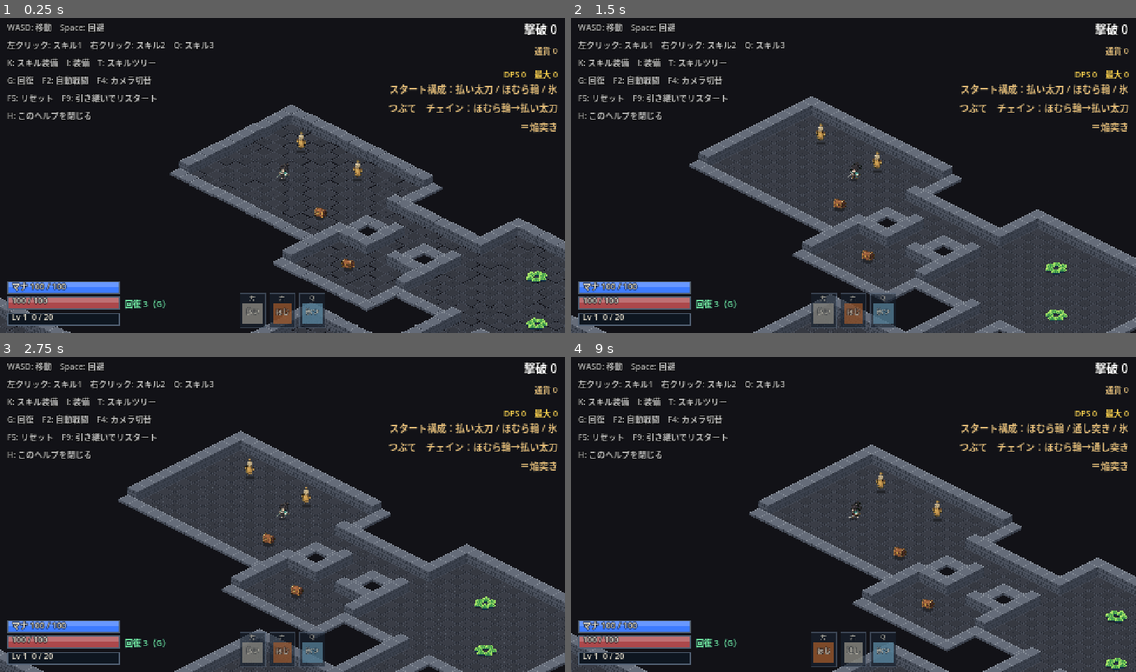
Above: before the commit, frames 1-4 (two rows, left to right).
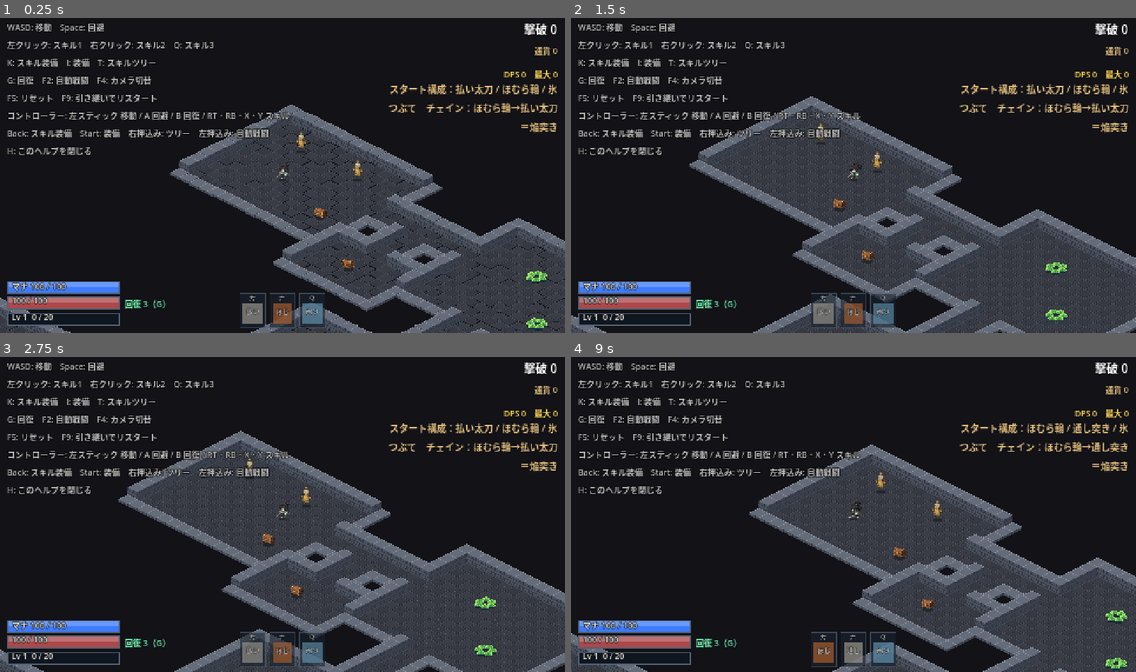
Above: after the commit, the same moments.

Repository: fururun/HackSla
Game: Godot game, scene res://scenes/main/main.tscn
The game is run twice, just before and just after one commit, with the same random seed, the same clock (stepped at 60 frames per second) and the same inputs.
Inputs (mouse positions are in pixels of both pictures, inside the frame that each line leads up to):
- Up to frame 1 (0.25 s): no input
- Up to frame 2 (1.5 s): tap Enter (ui_accept) at 0.5, 0.77, 1.07 s; move the mouse to (977, 159) at 0.52 s; hold D (move_right) 0.53-1.28 s; tap Space (dodge) at 0.6 s; click (977, 159) at 0.67 s; tap G (heal) at 0.8, 1.35 s; move the mouse to (740, 191) at 1.27 s; hold S (move_down) from 1.28 s (still down)
- Up to frame 3 (2.75 s): tap Enter (ui_accept) at 1.52, 1.82 s; tap I (toggle_equip_screen) at 1.55 s; release S (move_down) at 2 s; click "閉じる [I]" at 2 s
- Up to frame 4 (9 s): tap F5 (restart_game) at 2.75 s; move the mouse to (910, 442) at 2.77 s; hold D (move_right) 2.78-3.5 s; hold I (toggle_equip_screen) 2.78-3.5 s; tap Enter (ui_accept) at 3.05, 8, 8.1, 8.27, 8.57 s; click "武器 —" at 3.5 s; click "胴防具 —" at 4.25 s; click "兜 —" at 5 s; click "靴 —" at 5.75 s; click "指輪 —" at 6.5 s; click "首飾り —" at 7.25 s; move the mouse to (825, 577) at 8.02 s; hold W (move_up) 8.03-8.78 s; click (825, 577) at 8.17 s; tap Space (dodge) at 8.3 s; tap F9 (restart_carry) at 8.75 s; move the mouse to (1023, 561) at 8.77 s; hold A (move_left) from 8.78 s (still down); hold F6 (autobattle_chests) from 8.78 s (still down)

The runs differ from the first frame. In frame 1, 1.4% of the frame differs, in the area x 1-52%, y 29-44%; in frame 2, 1.6%; in frame 3, 1.6%; in frame 4, 1.4%.

Commit message:
コントローラー対応（Xbox基準）：移動・スキル・回避・回復・画面の開閉、スキル装備とツリーの画面操作、やられたときのリスタート
Co-Authored-By: Claude Sonnet 5.5 <noreply@anthropic.com>

Diff:
--- a/scripts/core/input_setup.gd
+++ b/scripts/core/input_setup.gd
@@ -33,6 +33,41 @@
 }
 
 
+## コントローラー（Xbox基準。ボタン番号は Godot の JoyButton / JoyAxis）
+##   左スティック／十字キー＝移動　A＝回避　B＝回復　RT＝スキル1　RB＝スキル2　X＝スキル3　Y＝スキル4　LT＝スキル5　LB＝スキル6
+##   Back＝スキル装備　Start＝装備　右スティック押し込み＝スキルツリー　左スティック押し込み＝自動戦闘
+## 画面の中では、十字キー／左スティックで選び、A＝決定、B＝閉じる、Y＝（スキル装備画面で）外す
+const JOY_BUTTONS: Dictionary = {
+	"move_up": [JOY_BUTTON_DPAD_UP],
+	"move_down": [JOY_BUTTON_DPAD_DOWN],
+	"move_left": [JOY_BUTTON_DPAD_LEFT],
+	"move_right": [JOY_BUTTON_DPAD_RIGHT],
+	"dodge": [JOY_BUTTON_A],
+	"heal": [JOY_BUTTON_B],
+	"skill_2": [JOY_BUTTON_RIGHT_SHOULDER],
+	"skill_3": [JOY_BUTTON_X],
+	"skill_4": [JOY_BUTTON_Y],
+	"skill_6": [JOY_BUTTON_LEFT_SHOULDER],
+	"toggle_skill_screen": [JOY_BUTTON_BACK],
+	"toggle_equip_screen": [JOY_BUTTON_START],
+	"toggle_skill_tree": [JOY_BUTTON_RIGHT_STICK],
+	"toggle_autobattle": [JOY_BUTTON_LEFT_STICK],
+}
+
+## [JoyAxis, 向き(+1/-1)]
+const JOY_AXES: Dictionary = {
+	"move_up": [[JOY_AXIS_LEFT_Y, -1.0]],
+	"move_down": [[JOY_AXIS_LEFT_Y, 1.0]],
+	"move_left": [[JOY_AXIS_LEFT_X, -1.0]],
+	"move_right": [[JOY_AXIS_LEFT_X, 1.0]],
+	"skill_1": [[JOY_AXIS_TRIGGER_RIGHT, 1.0]],
+	"skill_5": [[JOY_AXIS_TRIGGER_LEFT, 1.0]],
+}
+
+const STICK_DEADZONE: float = 0.3
+const TRIGGER_DEADZONE: float = 0.5
+
+
 func _enter_tree() -> void:
 	for action: String in KEYS:
 		_ensure_action(action)
@@ -45,10 +80,24 @@
 		var mev := InputEventMouseButton.new()
 		mev.button_index = MOUSE[action]
 		InputMap.action_add_event(action, mev)
+	for action: String in JOY_BUTTONS:
+		_ensure_action(action, false)
+		for button: int in JOY_BUTTONS[action]:
+			var jev := InputEventJoypadButton.new()
+			jev.button_index = button
+			InputMap.action_add_event(action, jev)
+	for action: String in JOY_AXES:
+		_ensure_action(action, false)
+		for pair: Array in JOY_AXES[action]:
+			var aev := InputEventJoypadMotion.new()
+			aev.axis = int(pair[0])
+			aev.axis_value = float(pair[1])
+			InputMap.action_add_event(action, aev)
+		InputMap.action_set_deadzone(action, TRIGGER_DEADZONE if action.begins_with("skill_") else STICK_DEADZONE)
 
 
-func _ensure_action(action: String) -> void:
-	if InputMap.has_action(action):
+func _ensure_action(action: String, reset: bool = true) -> void:
+	if not InputMap.has_action(action):
+		InputMap.add_action(action)
+	elif reset:
 		InputMap.action_erase_events(action)
-	else:
-		InputMap.add_action(action)
--- a/scripts/main/main.gd
+++ b/scripts/main/main.gd
@@ -368,7 +368,7 @@
 	return rows
 
 
-const HELP_FULL: String = "WASD: 移動　Space: 回避\n左クリック: スキル1　右クリック: スキル2　Q: スキル3\nK: スキル装備　I: 装備　T: スキルツリー\nG: 回復　F2: 自動戦闘　F4: カメラ切替\nF5: リセット　F9: 引き継いでリスタート\nH: このヘルプを閉じる"
+const HELP_FULL: String = "WASD: 移動　Space: 回避\n左クリック: スキル1　右クリック: スキル2　Q: スキル3\nK: スキル装備　I: 装備　T: スキルツリー\nG: 回復　F2: 自動戦闘　F4: カメラ切替\nF5: リセット　F9: 引き継いでリスタート\nコントローラー: 左スティック 移動 / A 回避 / B 回復 / RT・RB・X・Y スキル\nBack: スキル装備　Start: 装備　右押込み: ツリー　左押込み: 自動戦闘\nH: このヘルプを閉じる"
 const HELP_COMPACT: String = "H: 操作ヘルプ"
 const HELP_SHOW_SECONDS: float = 8.0  ## 起動してすぐは操作を出し、この時間がたったら、小さな「H: 操作ヘルプ」だけにする
 
--- a/scripts/main/restart_listener.gd
+++ b/scripts/main/restart_listener.gd
@@ -13,6 +13,19 @@
 		restart(RunCarry.Mode.RESET)
 	elif event.is_action_pressed("restart_carry"):
 		restart(RunCarry.Mode.CARRY)
+	elif event is InputEventJoypadButton and (event as InputEventJoypadButton).pressed and _player_dead():
+		# コントローラー：やられたとき、A＝引き継いでリスタート、B＝リセット
+		var button: int = (event as InputEventJoypadButton).button_index
+		if button == JOY_BUTTON_A:
+			restart(RunCarry.Mode.CARRY)
+		elif button == JOY_BUTTON_B:
+			restart(RunCarry.Mode.RESET)
+
+
+func _player_dead() -> bool:
+	var parent: Node = get_parent()
+	var player: Variant = parent.get("player") if parent != null else null
+	return player is Player and (player as Player).vitals.is_dead()
 
 
 func restart(mode: RunCarry.Mode = RunCarry.Mode.RESET) -> void:
--- a/scripts/ui/equip_screen.gd
+++ b/scripts/ui/equip_screen.gd
@@ -66,6 +66,9 @@
 
 func _unhandled_input(event: InputEvent) -> void:
 	if event.is_action_pressed("toggle_equip_screen") and not event.is_echo():
+		toggle()
+		get_viewport().set_input_as_handled()
+	elif is_open() and event.is_action_pressed("ui_cancel"):
 		toggle()
 		get_viewport().set_input_as_handled()
 
--- a/scripts/ui/hud.gd
+++ b/scripts/ui/hud.gd
@@ -59,7 +59,7 @@
 	_xp_bar = _make_bar(Vector2(MARGIN, SCREEN_H - MARGIN - BAR_H), XP_COLOR)
 	_xp_label = _make_label(_xp_bar)
 	_levelup_label = _make_message("レベルアップ！", UiStyle.ACCENT, Vector2(200, 70))
-	_dead_label = _make_message("やられた　F5 でやり直し", UiStyle.WARNING, Vector2(170, 130))
+	_dead_label = _make_message("やられた　F5 でやり直し（コントローラー：A 引き継ぎ / B リセット）", UiStyle.WARNING, Vector2(170, 130))
 
 
 func _make_message(text: String, color: Color, pos: Vector2) -> Label:
--- a/scripts/ui/skill_screen.gd
+++ b/scripts/ui/skill_screen.gd
@@ -26,6 +26,7 @@
 var _was_paused: bool = false
 var _selected_slot: int = 1
 var _select_support: bool = false
+var _focus_key: String = ""  ## コントローラーで選んでいる欄（作り直したあとも、同じ欄に戻す）
 var _select_index: int = 0  ## 補助ジェムを選ぶとき、何番目の穴か（0 から）
 var _root: Control
 var _slots: VBoxContainer
@@ -98,6 +99,45 @@
 	if event.is_action_pressed("toggle_skill_screen") and not event.is_echo():
 		toggle()
 		get_viewport().set_input_as_handled()
+	elif _opened and event.is_action_pressed("ui_cancel"):
+		close()
+		get_viewport().set_input_as_handled()
+	elif _opened and event is InputEventJoypadButton and (event as InputEventJoypadButton).pressed \
+			and (event as InputEventJoypadButton).button_index == JOY_BUTTON_Y:
+		_clear_focused_slot()  # コントローラー：Y で、選んでいる枠を外す（右クリックと同じ）
+		get_viewport().set_input_as_handled()
+
+
+## "slot_<枠>_<補助か>_<穴>" の欄を選んでいるとき、その枠のスキル／補助ジェムを外す
+func _clear_focused_slot() -> void:
+	var parts: PackedStringArray = _focus_key.split("_")
+	if parts.size() != 4 or parts[0] != "slot" or not is_instance_valid(_caster):
+		return
+	var slot: int = int(parts[1])
+	if parts[2] == "1":
+		_caster.loadout.clear_support(slot, int(parts[3]))
+	else:
+		_caster.loadout.clear_skill(slot)
+
+
+## 選んでいた欄に、フォーカスを戻す（なければ、最初の枠）
+func _restore_focus() -> void:
+	var key: String = _focus_key if not _focus_key.is_empty() else "slot_1_0_0"
+	var target: Button = _find_focus_button(_root, key)
+	if target == null:
+		target = _find_focus_button(_root, "slot_1_0_0")
+	if target != null and target.is_inside_tree():
+		target.grab_focus()
+
+
+func _find_focus_button(node: Node, key: String) -> Button:
+	for child: Node in node.get_children():
+		if child is Button and str(child.get_meta("fk", "")) == key:
+			return child as Button
+		var found: Button = _find_focus_button(child, key)
+		if found != null:
+			return found
+	return null
 
 
 func _available_skills() -> Array[SkillDef]:
@@ -173,6 +213,8 @@
 	close_button.position = Vector2(394, 6)
 	close_button.size = Vector2(74, 18)
 	close_button.pressed.connect(close)
+	close_button.set_meta("fk", "close")
+	close_button.focus_entered.connect(func() -> void: _focus_key = "close")
 	_root.add_child(close_button)
 	_slots = _scroll_box(_panel(Vector2(12, 32), Vector2(158, 138)), 128)  # 枠が多くてもスクロールで見られる
 	var right: VBoxContainer = _panel(Vector2(180, 32), Vector2(288, 138))
@@ -209,6 +251,7 @@
 	scroll.custom_minimum_size.y = height
 	scroll.size_flags_vertical = Control.SIZE_EXPAND_FILL
 	scroll.horizontal_scroll_mode = ScrollContainer.SCROLL_MODE_DISABLED
+	scroll.follow_focus = true  # 十字キーで選んだ欄が見えるように、自動でスクロールする
 	parent.add_child(scroll)
 	var box: VBoxContainer = VBoxContainer.new()
 	box.size_flags_horizontal = Control.SIZE_EXPAND_FILL
@@ -229,7 +272,7 @@
 	var button: Button = Button.new()
 	button.text = text
 	button.alignment = HORIZONTAL_ALIGNMENT_LEFT
-	button.focus_mode = Control.FOCUS_NONE
+	button.focus_mode = Control.FOCUS_ALL  # 十字キー（コントローラー）で選べる
 	UiStyle.button(button)
 	return button
 
@@ -262,12 +305,16 @@
 		var label: Label = _label(entry["name"] + ("  /  " + entry["description"] if entry["known"] else ""))
 		label.autowrap_mode = TextServer.AUTOWRAP_WORD_SMART
 		_chains.add_child(label)
+	_restore_focus()
 
 
 func _slot_button(slot: int, support: bool, text: String, index: int = 0) -> void:
 	var button: Button = _button(text)
 	if slot == _selected_slot and support == _select_support and (not support or index == _select_index):
 		button.add_theme_color_override("font_color", ACCENT_COLOR)
+	var key: String = "slot_%d_%d_%d" % [slot, 1 if support else 0, index]
+	button.set_meta("fk", key)
+	button.focus_entered.connect(func() -> void: _focus_key = key)
 	button.pressed.connect(_select.bind(slot, support, index))
 	button.gui_input.connect(_slot_input.bind(slot, support, index))
 	_slots.add_child(button)
@@ -309,6 +356,11 @@
 
 func _add_choice(id: String, title: String, description: String, values: String) -> void:
 	var button: Button = _button(title)
+	var key: String = "choice_" + id
+	button.set_meta("fk", key)
+	button.focus_entered.connect(func() -> void:
+		_focus_key = key
+		_show_details(values))
 	button.pressed.connect(_choose.bind(id, values))
 	button.mouse_entered.connect(_show_details.bind(values))
 	_choices.add_child(button)
--- a/scripts/ui/skill_tree_screen.gd
+++ b/scripts/ui/skill_tree_screen.gd
@@ -152,6 +152,48 @@
 	elif _opened and event.is_action_pressed("ui_cancel"):
 		close()
 		get_viewport().set_input_as_handled()
+	elif _opened:
+		# コントローラー／キーボード：十字キー・スティックでノードを選び、A（決定）で取る
+		for pair: Array in [["ui_up", Vector2.UP], ["ui_down", Vector2.DOWN], ["ui_left", Vector2.LEFT], ["ui_right", Vector2.RIGHT]]:
+			if event.is_action_pressed(str(pair[0])):
+				move_cursor(pair[1])
+				get_viewport().set_input_as_handled()
+				return
+		if event.is_action_pressed("ui_accept") and not hover_id.is_empty():
+			_on_clicked(hover_id)
+			get_viewport().set_input_as_handled()
+
+
+## 選んでいるノードから、指した向きの、いちばん近いノードへ動かす（最初は、根源）。動かせたら true
+func move_cursor(direction: Vector2) -> bool:
+	var current: TreeNodeDef = DataDB.tree_node(hover_id) if not hover_id.is_empty() else null
+	if current == null:
+		for node: TreeNodeDef in DataDB.tree_nodes.values():
+			if node.pos == Vector2i.ZERO:
+				current = node
+				break
+		if current == null:
+			return false
+		_on_hovered(current.id)
+		return true
+	var origin: Vector2 = node_position(current)
+	var best: TreeNodeDef = null
+	var best_score: float = INF
+	for node: TreeNodeDef in DataDB.tree_nodes.values():
+		if node.id == current.id:
+			continue
+		var offset: Vector2 = node_position(node) - origin
+		var alignment: float = offset.normalized().dot(direction)
+		if alignment < 0.5:
+			continue
+		var score: float = offset.length() * (2.0 - alignment)
+		if score < best_score:
+			best = node
+			best_score = score
+	if best == null:
+		return false
+	_on_hovered(best.id)
+	return true
 
 
 ## ノードを取る（クリックと同じ）。取れたら true
--- a/tests/test_main_flow.gd
+++ b/tests/test_main_flow.gd
@@ -1526,3 +1526,29 @@
 			rare_count += 1
 	t.check(rare_count > 0, "ときどき落ちる（%d / %d）" % [rare_count, total])
 	t.check(float(rare_count) / float(total) < 0.1, "ほとんどは、ふつうのジェム")
+
+
+func test_controller_bindings_and_tree_cursor() -> void:
+	for action: String in ["move_up", "move_down", "move_left", "move_right", "dodge", "heal", "skill_1", "skill_2", "skill_3", "skill_4", "skill_5", "skill_6", "toggle_skill_screen", "toggle_equip_screen", "toggle_skill_tree", "toggle_autobattle"]:
+		var has_pad: bool = InputMap.action_get_events(action).any(func(e: InputEvent) -> bool: return e is InputEventJoypadButton or e is InputEventJoypadMotion)
+		t.check(has_pad, "%s にコントローラーの割り当てがある" % action)
+	var has_keys: bool = InputMap.action_get_events("move_up").any(func(e: InputEvent) -> bool: return e is InputEventKey)
+	t.check(has_keys, "キーボードの割り当ても残っている")
+	var main: Node = await _start_main()
+	var screen: SkillTreeScreen = main.tree_screen
+	screen.open()
+	t.check(screen.move_cursor(Vector2.RIGHT) or screen.move_cursor(Vector2.DOWN), "最初のカーソルが、根源に置かれる")
+	var start_id: String = screen.hover_id
+	var moved: bool = false
+	for dir: Vector2 in [Vector2.RIGHT, Vector2.LEFT, Vector2.UP, Vector2.DOWN]:
+		if screen.move_cursor(dir):
+			moved = true
+			break
+	t.check(moved and screen.hover_id != "", "十字キーで、ほかのノードへ動かせる（%s → %s）" % [start_id, screen.hover_id])
+	screen.close()
+	var skills: SkillScreen = main.get_node("SkillScreen")
+	skills.open()
+	await t.process_frame
+	t.check(skills.get_viewport().gui_get_focus_owner() != null, "スキル装備画面を開くと、どこかの欄が選ばれている")
+	skills.close()
+	main.queue_free()
Not shown, changed: balance_logs/runs.jsonl
